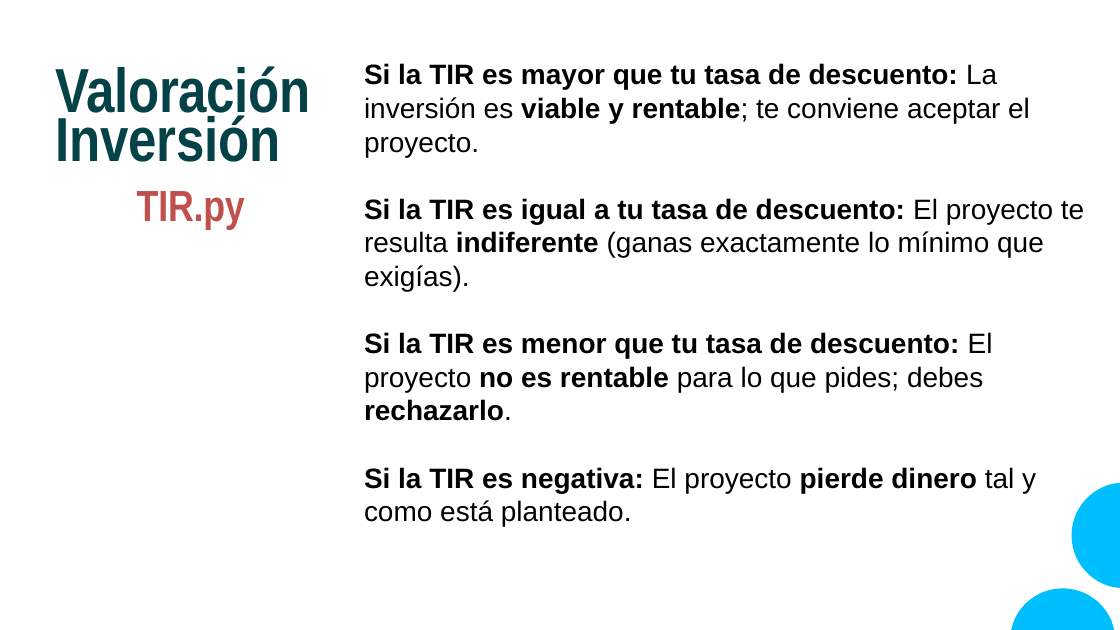
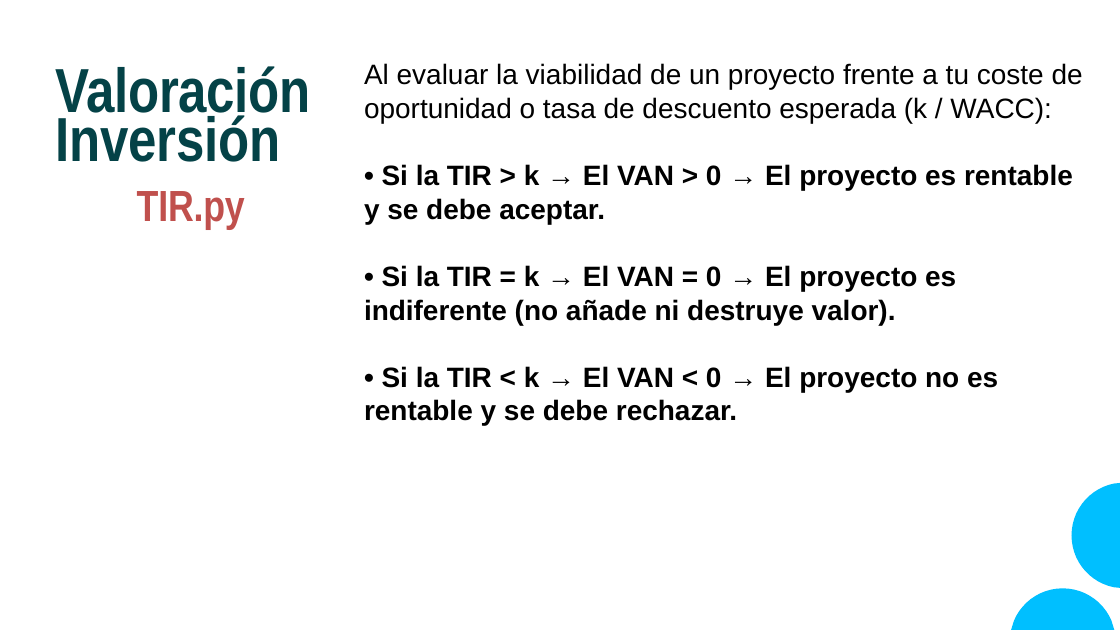
Before and after one commit to CodeWithJuancho/CEIABD_Modulos-de-Big-Data, a slide deck: slide 98 of SPS/UT1 - Fundamentos y Arquitectura de Big Data/UT1_2/UT1_2 - Arquitectura Sistemas de Big Data.pptx (slide 97 before the commit). Drawn at 1120x630 pixels with LibreOffice and Linux fonts; fonts in the diff are those of the drawing. Boxes give left, top, right and bottom in pixels: in the first picture for what was removed or moved away, otherwise in the second. Text is boxed around its words. In the diff, an @@ line names an element or a change of style, - is before the commit and + after.

```diff
--- a/SPS/UT1 - Fundamentos y Arquitectura de Big Data/UT1_2/UT1_2 - Arquitectura Sistemas de Big Data.pptx
+++ b/SPS/UT1 - Fundamentos y Arquitectura de Big Data/UT1_2/UT1_2 - Arquitectura Sistemas de Big Data.pptx
@@ text at (364, 63, 1083, 425): text changed @@
-Si la TIR es mayor que tu tasa de descuento: La inversión es viable y rentable; te conviene aceptar el proyecto.
-Si la TIR es igual a tu tasa de descuento: El proyecto te resulta indiferente (ganas exactamente lo mínimo que exigías).
-Si la TIR es menor que tu tasa de descuento: El proyecto no es rentable para lo que pides; debes rechazarlo.
-Si la TIR es negativa: El proyecto pierde dinero tal y como está planteado.
+Al evaluar la viabilidad de un proyecto frente a tu coste de oportunidad o tasa de descuento esperada (k / WACC):
+• Si la TIR > k → El VAN > 0 → El proyecto es rentable y se debe aceptar.
+• Si la TIR = k → El VAN = 0 → El proyecto es indiferente (no añade ni destruye valor).
+• Si la TIR < k → El VAN < 0 → El proyecto no es rentable y se debe rechazar.
```
Also in this commit, not shown: 1 slide added, 7 other files.
